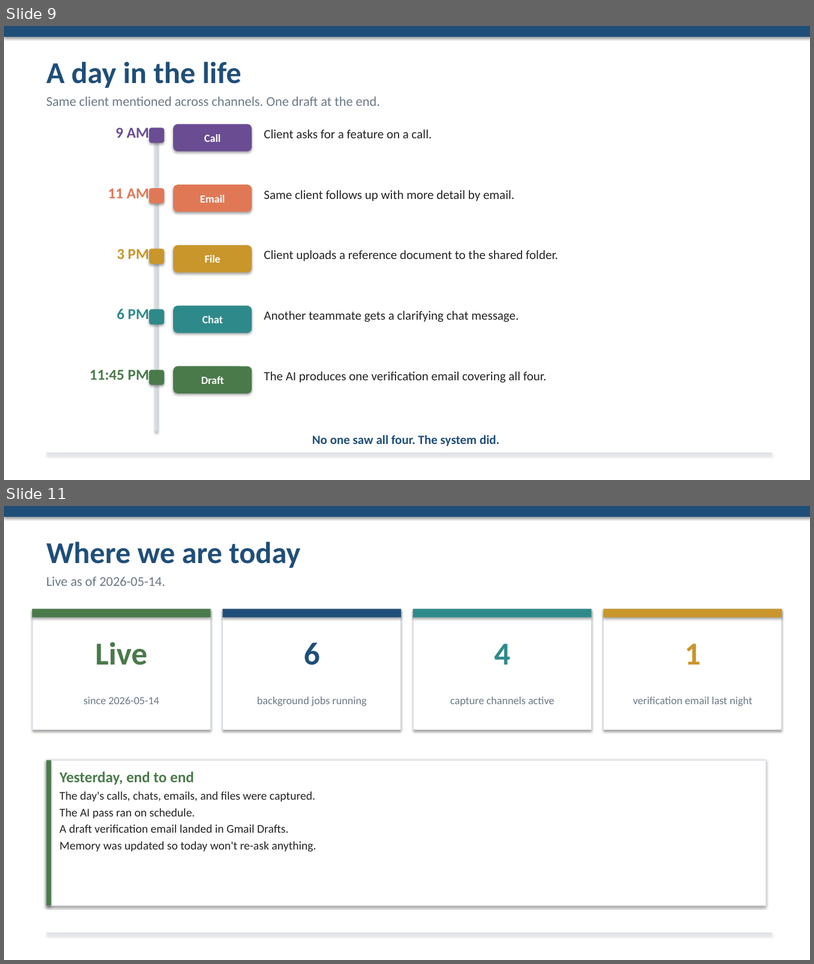
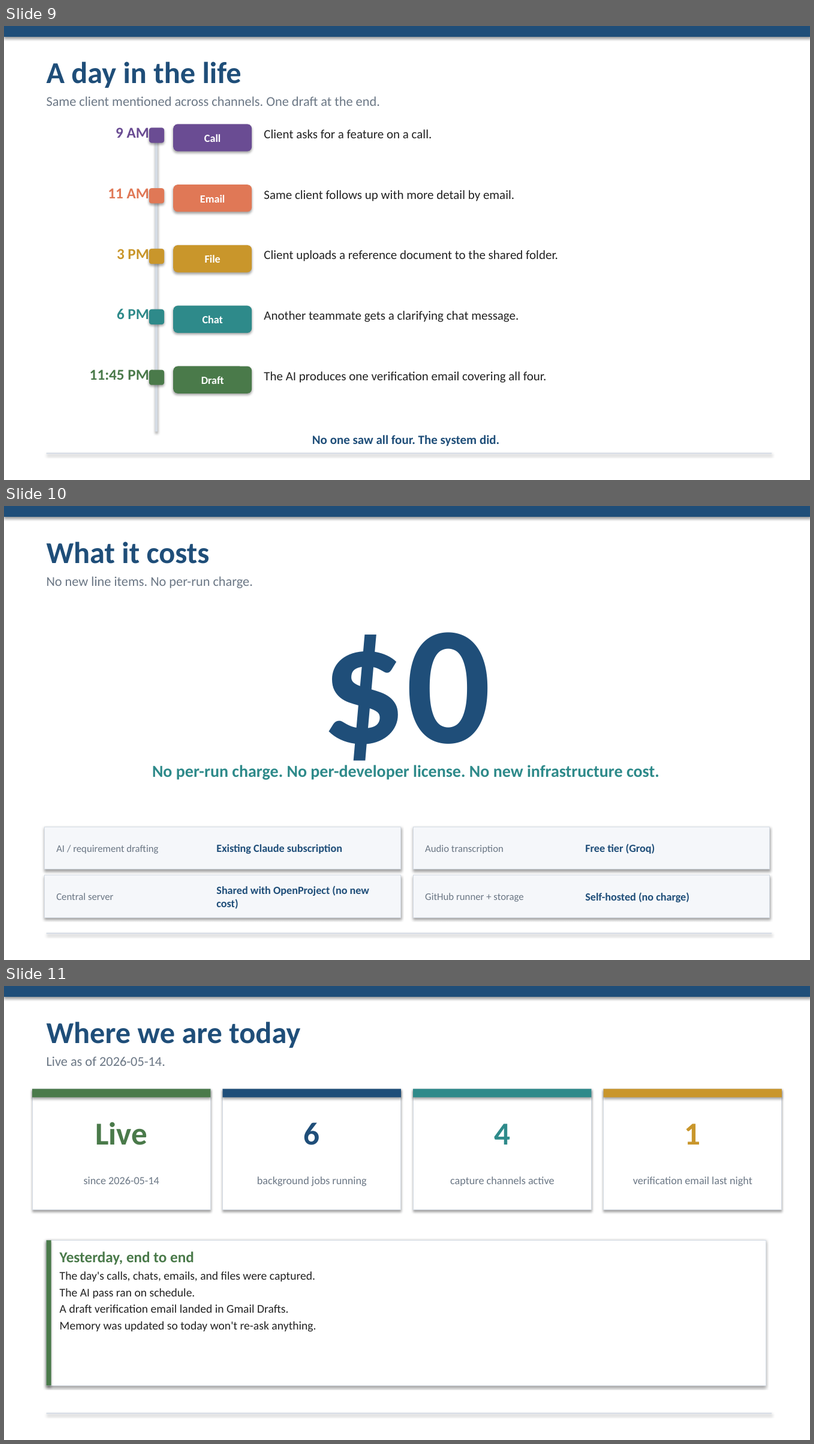
Before and after one commit to napco-labs/napco-nucleus, a slide deck: docs/NAPCO-Nucleus-System-Overview.pptx. Shown one above the other, each under a label of ours: slides 9 and 11 before the commit, slides 9, 10 and 11 after it; the slides between them are not shown. The pictures are 814x964 and 814x1444 pixels, drawn with LibreOffice and Linux fonts; fonts in the diff are those of the drawing. Boxes give left, top, right and bottom in pixels: in the first picture for what was removed or moved away, otherwise in the second. Text is boxed around its words. In the diff, an @@ line names an element or a change of style, - is before the commit and + after.

```diff
--- a/docs/NAPCO-Nucleus-System-Overview.pptx
+++ b/docs/NAPCO-Nucleus-System-Overview.pptx
@@ slide 10 added at [4,506,810,960], background #FFFFFF @@
@@ rectangle added at [4,506,810,517], fill #1F4E79 @@
@@ text added at [47,541,253,588], 16 pt, text #6B7785 @@
+What it costs
+No new line items. No per-run charge.
@@ text added at [321,632,491,780], 200 pt, text #1F4E79, bold @@
+$0
@@ text added at [152,765,660,780], 20 pt, text #2E8A8A, bold @@
+No per-run charge. No per-developer license. No new infrastructure cost.
@@ rectangle added at [45,826,401,869], fill #F5F7FA, outline #D5DCE5 0.75 pt @@
@@ rectangle added at [414,826,770,869], fill #F5F7FA, outline #D5DCE5 0.75 pt @@
@@ text added at [56,844,158,853], 12 pt, text #6B7785 @@
+AI / requirement drafting
@@ text added at [216,844,342,853], 13 pt, text #1F4E79, bold @@
+Existing Claude subscription
@@ text added at [425,844,504,853], 12 pt, text #6B7785 @@
+Audio transcription
@@ text added at [585,843,656,853], 13 pt, text #1F4E79, bold @@
+Free tier (Groq)
@@ rectangle added at [45,875,401,918], fill #F5F7FA, outline #D5DCE5 0.75 pt @@
@@ rectangle added at [414,875,770,918], fill #F5F7FA, outline #D5DCE5 0.75 pt @@
@@ text added at [56,892,113,900], 12 pt, text #6B7785 @@
+Central server
@@ text added at [216,885,369,909], 13 pt, text #1F4E79, bold @@
+Shared with OpenProject (no new cost)
@@ text added at [425,892,524,901], 12 pt, text #6B7785 @@
+GitHub runner + storage
@@ text added at [585,892,690,902], 13 pt, text #1F4E79, bold @@
+Self-hosted (no charge)
@@ rectangle added at [47,933,772,934], fill #D5DCE5 @@
```
Also in this commit, not shown: 1 slide removed, 1 other file.
